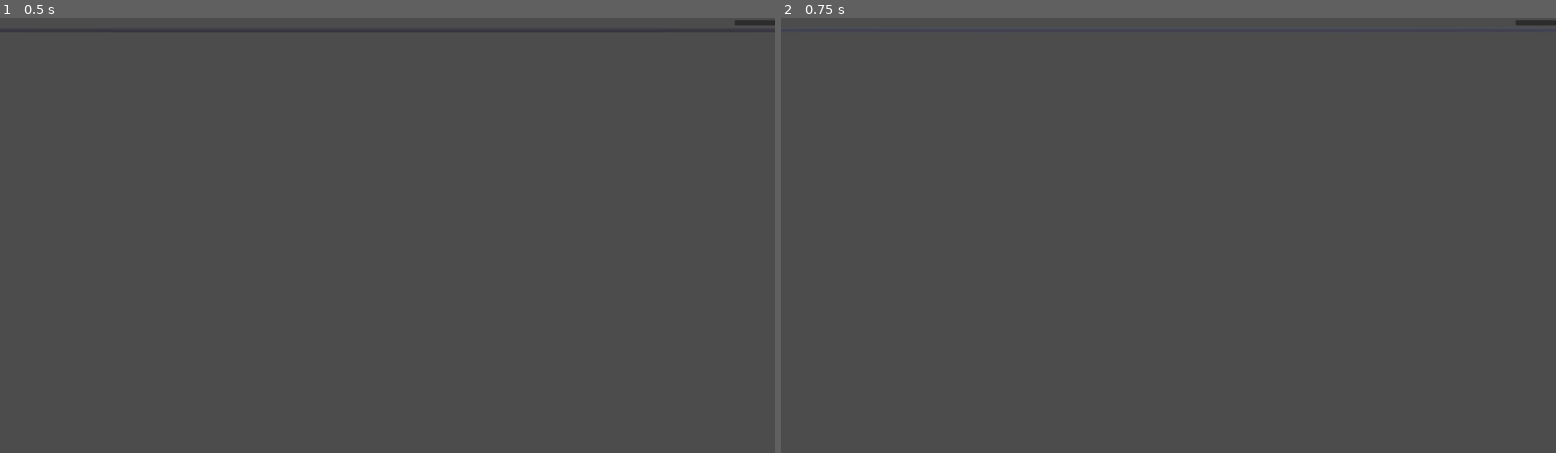
Above: before the commit, frames 1-2 (left to right).
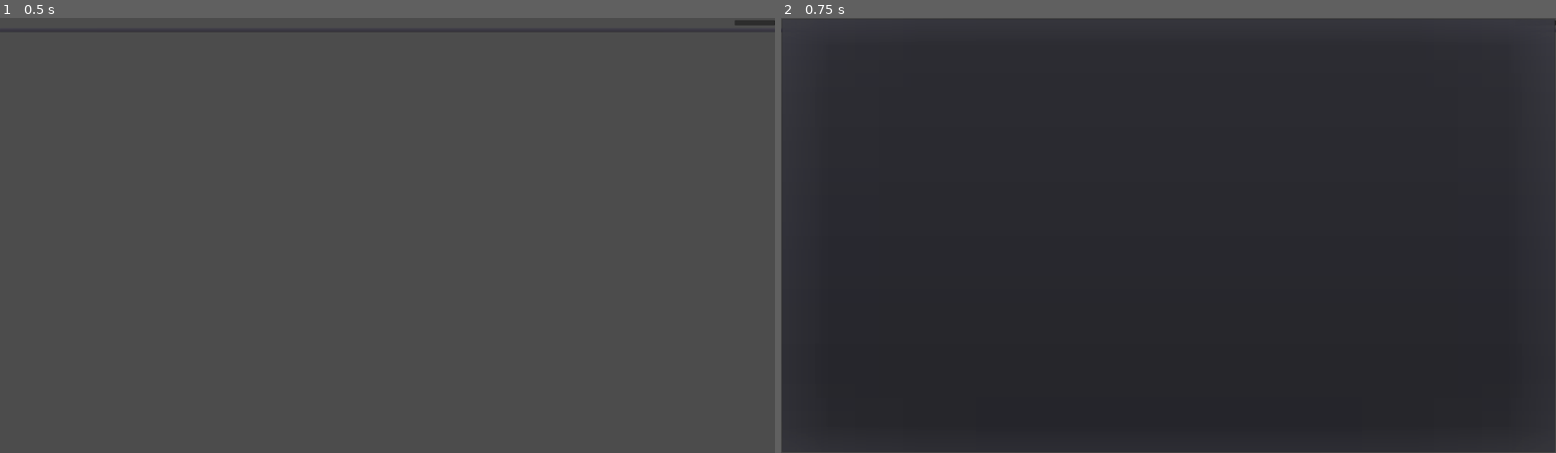
Above: after the commit, the same moments.

Repository: nicemicro/nice_tournament
Game: Godot game, scene res://subscenes/tournament/seeded_players.tscn
Same seed, same stepped clock (60 frames per second), same inputs: the game is played once before the commit and once after it. This scene is started directly instead of the project's main scene.
Inputs:
- Up to frame 1 (0.5 s): no input
- Up to frame 2 (0.75 s): click "Add new players" at 0.5 s

Frame 1 is identical in both runs. In frame 2, 96% of the frame differs, in the area x 0-100%, y 0-100%.

Commit message:
seeding player UI and backend added

Diff:
--- a/source/globals/globals.gd
+++ b/source/globals/globals.gd
@@ -14,8 +14,8 @@
 	Race.RANDOM: "Random"
 }
 
-var players: Dictionary setget fail, getPlayers
-var maps: Dictionary setget fail, getMaps
+var players: Dictionary = {} setget fail, getPlayers
+var maps: Dictionary = {} setget fail, getMaps
 
 func fail(input) -> void:
 	assert (false, "You should not change this on the fly")
--- a/source/globals/tournament.gd
+++ b/source/globals/tournament.gd
@@ -16,7 +16,7 @@
 		assert(false, "Rounds tried to be created at higher levels than possible")
 		return false
 	if level == len(rounds):
-		rounds.append([rounds])
+		rounds.append([newRound])
 	else:
-		rounds[level].append(rounds)
+		rounds[level].append(newRound)
 	return true
--- a/source/resources/round_base.gd
+++ b/source/resources/round_base.gd
@@ -2,6 +2,12 @@
 class_name RoundResource
 
 var input: int = 0
-var output: int = 0
+var output: int = 0 setget setOutput, getOutput
 var virtualInputMult: float = 0.0
 var mapPool: Array = []
+
+func getOutput() -> int:
+	return output
+
+func setOutput(newOutput: int) -> void:
+	output = newOutput
--- a/source/resources/seed.gd
+++ b/source/resources/seed.gd
@@ -19,5 +19,29 @@
 		seededPlayers.append(newPlayer)
 	output = len(seededPlayers)
 
+func removePlayer(player: PlayerResource) -> void:
+	if not hasPlayer(player):
+		printerr("Trying to act on a player not on the list")
+		return
+	var index: int = seededPlayers.find(player)
+	seededPlayers.pop_at(index)
+
+func movePlayer(player: PlayerResource, position: int) -> void:
+	if position < 0 or position >= len(seededPlayers):
+		printerr("Trying to move a player to an unavailable position")
+		return
+	if not hasPlayer(player):
+		printerr("Trying to act on a player not on the list")
+		return
+	var index: int = seededPlayers.find(player)
+	seededPlayers[index] = seededPlayers[position]
+	seededPlayers[position] = player
+
 func hasPlayer(player: PlayerResource) -> bool:
 	return player in seededPlayers
+
+func getOutput() -> int:
+	return len(seededPlayers)
+
+func setOutput(newOutput: int) -> void:
+	fail(newOutput)
--- a/source/subscenes/tournament/round_editor.gd
+++ b/source/subscenes/tournament/round_editor.gd
@@ -44,6 +44,7 @@
 func addNewRound(roundRes: RoundResource, scenePath: String) -> void:
 	var newScene = load(scenePath)
 	var seedScene = newScene.instance()
+	seedScene.attachResource(roundRes)
 	levelContainers[selectedLevel].addRound(seedScene)
 
 func levelSelected(index: int):
--- /dev/null
+++ b/source/subscenes/tournament/seeded_player_display.gd
@@ -0,0 +1,40 @@
+extends HBoxContainer
+
+onready var nameLabel: Label = $NameRace
+onready var virtPointInput: LineEdit = $VirtualPoints
+onready var actionMenuButton: MenuButton = $Action
+
+var player: PlayerResource
+
+signal action
+
+# Called when the node enters the scene tree for the first time.
+func _ready():
+	if player != null:
+		showPlayerDetails()
+	var actionList = actionMenuButton.get_popup()
+	actionList.connect("id_pressed", self, "_on_ActionMenuPoint_pressed")
+
+func attachResource(newRes: PlayerResource) -> void:
+	if (player != null):
+		printerr("Resource already set")
+		return
+	player = newRes
+	if nameLabel != null:
+		showPlayerDetails()
+
+func showPlayerDetails() -> void:
+	nameLabel.text = (
+		player.name + " (" +
+		player.getRaceName() + ")"
+	)
+	if player.virtualPoints != 0:
+		virtPointInput.text = str(player.virtualPoints)
+
+func _on_VirtualPoints_text_changed(new_text):
+	if str(int(new_text)) != new_text:
+		virtPointInput.text = ""
+	player.virtualPoints = int(virtPointInput.text)
+
+func _on_ActionMenuPoint_pressed(id: int) -> void:
+	emit_signal("action", player, id)
--- /dev/null
+++ b/source/subscenes/tournament/seeded_player_display.tscn
@@ -0,0 +1,36 @@
+[gd_scene load_steps=3 format=2]
+
+[ext_resource path="res://fonts/default_theme.tres" type="Theme" id=1]
+[ext_resource path="res://subscenes/tournament/seeded_player_display.gd" type="Script" id=2]
+
+[node name="SeedPlayerDisplay" type="HBoxContainer"]
+anchor_right = 1.0
+anchor_bottom = 1.0
+size_flags_horizontal = 3
+script = ExtResource( 2 )
+
+[node name="Action" type="MenuButton" parent="."]
+margin_right = 39.0
+margin_bottom = 1080.0
+theme = ExtResource( 1 )
+text = "..."
+flat = false
+items = [ "Up", null, 0, false, false, 0, 0, null, "", false, "Down", null, 0, false, false, 1, 0, null, "", false, "Del", null, 0, false, false, 2, 0, null, "", false ]
+
+[node name="NameRace" type="Label" parent="."]
+margin_left = 43.0
+margin_right = 1798.0
+margin_bottom = 1080.0
+size_flags_horizontal = 3
+size_flags_vertical = 3
+theme = ExtResource( 1 )
+
+[node name="VirtualPoints" type="LineEdit" parent="."]
+margin_left = 1802.0
+margin_right = 1920.0
+margin_bottom = 1080.0
+theme = ExtResource( 1 )
+max_length = 2
+placeholder_text = "V.P."
+
+[connection signal="text_changed" from="VirtualPoints" to="." method="_on_VirtualPoints_text_changed"]
--- a/source/subscenes/tournament/seeded_players.gd
+++ b/source/subscenes/tournament/seeded_players.gd
@@ -1,9 +1,66 @@
 extends VBoxContainer
 
-var attachedResource: SeedRound
+onready var playerNumber: LineEdit = $HBoxContainer/PlayerCounter
+onready var availableList: PopupMenu = $AvailablePlayers
+onready var addedList: VBoxContainer = $PlayerList
+
+const playerDisplayScenePath: String = "res://subscenes/tournament/seeded_player_display.tscn"
+
+var roundRes: SeedRound
+var availabePlayers: Array = []
 
 func _ready():
 	pass
 
-func setAttachedResource(roundRes: SeedRound) -> void:
-	attachedResource = roundRes
+func attachResource(newRoundRes: SeedRound) -> void:
+	if roundRes != null:
+		printerr("Resource already set")
+		return
+	roundRes = newRoundRes
+
+func refreshAvailabePlayers() -> void:
+	availableList.clear()
+	availabePlayers = []
+	for playerRes in Global.players.values():
+		if Tournament.isPlayerSeeded(playerRes):
+			continue
+		availableList.add_item(playerRes.name)
+		availabePlayers.append(playerRes)
+
+func _on_Button_mouse_entered() -> void:
+	refreshAvailabePlayers()
+
+func _on_Button_pressed() -> void:
+	availableList.show()
+
+func _on_AvailablePlayers_id_pressed(id: int) -> void:
+	roundRes.addPlayer(availabePlayers[id])
+	var newScene: PackedScene = preload(playerDisplayScenePath)
+	var newNode: HBoxContainer = newScene.instance()
+	newNode.attachResource(availabePlayers[id])
+	newNode.connect("action", self, "_on_playerAction_pressed")
+	addedList.add_child(newNode)
+	playerNumber.text = str(roundRes.output)
+	refreshAvailabePlayers()
+
+func _on_playerAction_pressed(playerRes: PlayerResource, actionId: int) -> void:
+	var playerIndex: int = roundRes.seededPlayers.find(playerRes)
+	var nodeToActOn: Node = addedList.get_child(playerIndex)
+	if actionId == 2:
+		# Delete
+		roundRes.removePlayer(playerRes)
+		nodeToActOn.queue_free()
+		return
+	var newPos: int
+	if actionId == 0:
+		# Move up
+		if playerIndex == 0:
+			return
+		newPos = playerIndex - 1
+	if actionId == 1:
+		# Move down
+		if playerIndex == len(roundRes.seededPlayers) - 1:
+			return
+		newPos = playerIndex + 1
+	addedList.move_child(nodeToActOn, newPos)
+	roundRes.movePlayer(playerRes, newPos)
--- a/source/subscenes/tournament/seeded_players.tscn
+++ b/source/subscenes/tournament/seeded_players.tscn
@@ -50,3 +50,14 @@
 margin_bottom = 136.0
 theme = ExtResource( 1 )
 text = "Add new players"
+
+[node name="AvailablePlayers" type="PopupMenu" parent="."]
+anchor_right = 1.0
+anchor_bottom = 1.0
+size_flags_horizontal = 3
+size_flags_vertical = 3
+theme = ExtResource( 1 )
+
+[connection signal="mouse_entered" from="Button" to="." method="_on_Button_mouse_entered"]
+[connection signal="pressed" from="Button" to="." method="_on_Button_pressed"]
+[connection signal="id_pressed" from="AvailablePlayers" to="." method="_on_AvailablePlayers_id_pressed"]
